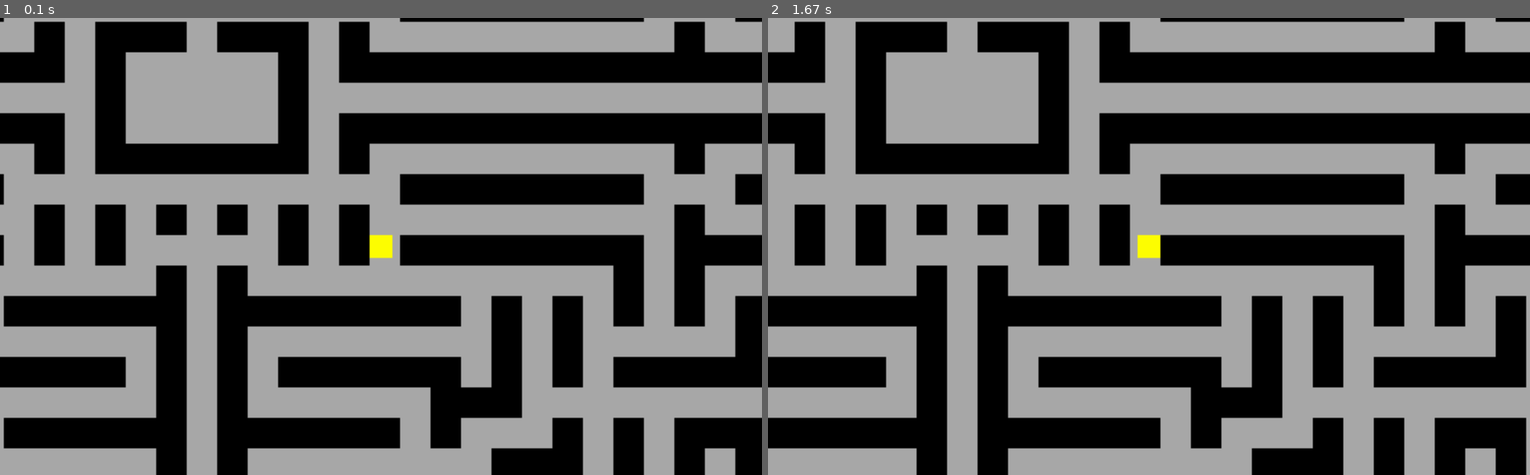
Above: before the commit, frames 1-2 (left to right).
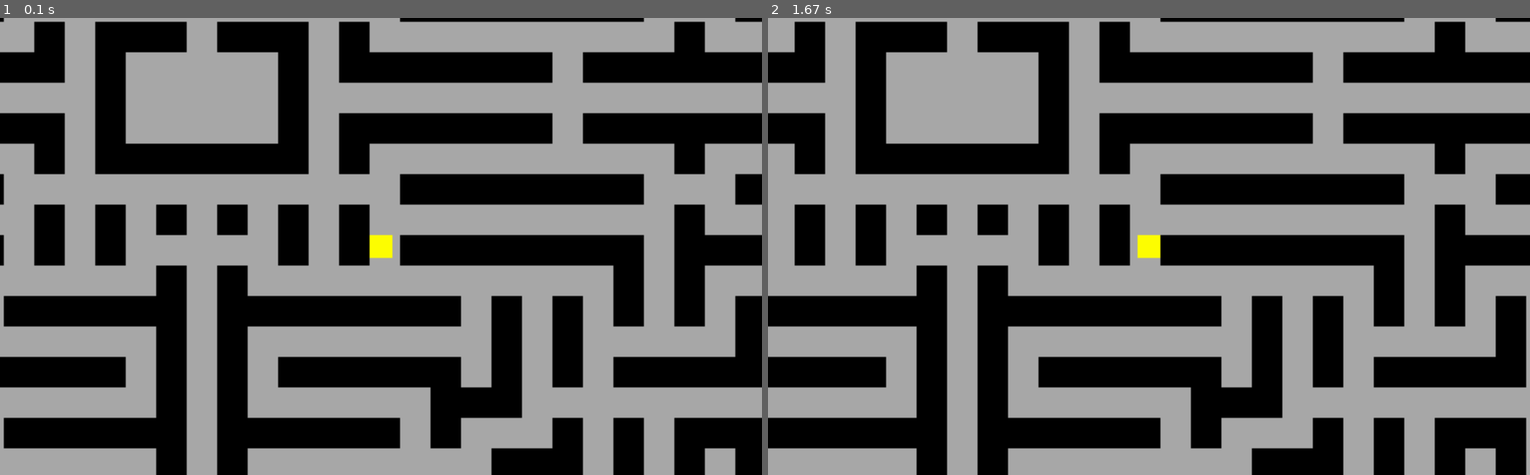
Above: after the commit, the same moments.

Repository: hexaliokung/Circleman
Game: pygame game, started from main.py
Same seed, same stepped clock (60 frames per second), same inputs: the game is played once before the commit and once after it.
Inputs:
- Up to frame 1 (0.1 s): no input
- Up to frame 2 (1.67 s): hold Right 0.33-0.8 s; hold Right 0.83-1.13 s

The runs differ from the first frame. In frame 1, 0.6% of the frame differs, in the area x 72-77%, y 7-28%; in frame 2, 0.6%.

Commit message:
Change color TimedObstacle

Diff:
--- a/map1.txt
+++ b/map1.txt
@@ -12,9 +12,9 @@
 1.1.........1........1.1.1.1.1.1..........1.......1.1
 1...1111111...111111.............11111111...11111...1
 1.1.........1........1.111.111.1..........1.......1.1
-1.11111111111111111111.1.....1.11111111111111111111.1
+1.11111111111111.11111.1.....1.1111111.111111111111.1
 .......................1.....1.......................
-1.11111111111111111111.1.....1.11111111111111111111.1
+1.11111111111111.11111.1.....1.1111111.111111111111.1
 1.1.........1........1.1111111.1..........1.......1.1
 1...1111111...111111.............11111111...11111...1
 1.1.........1........1.1.1.1.1.1..........1.......1.1
